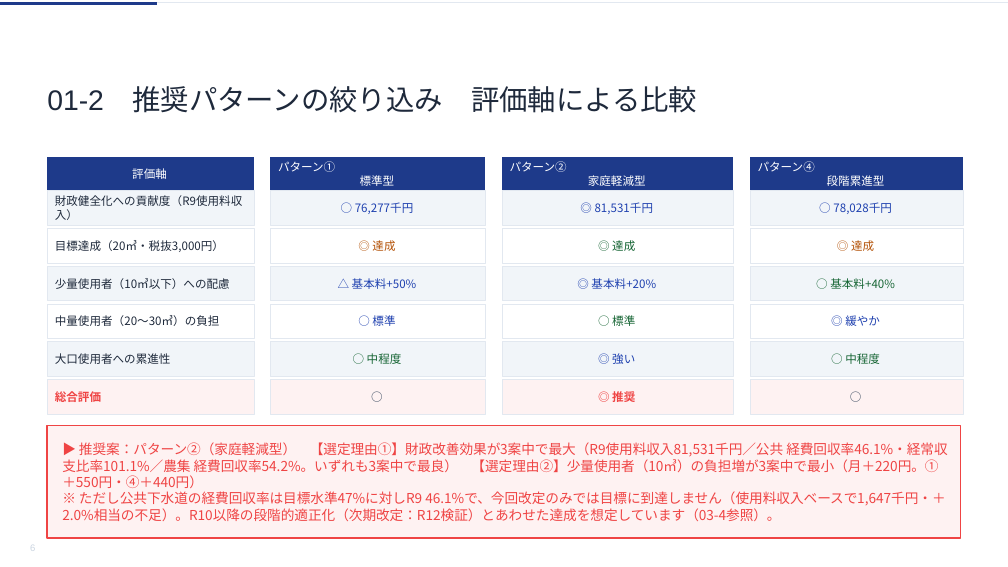
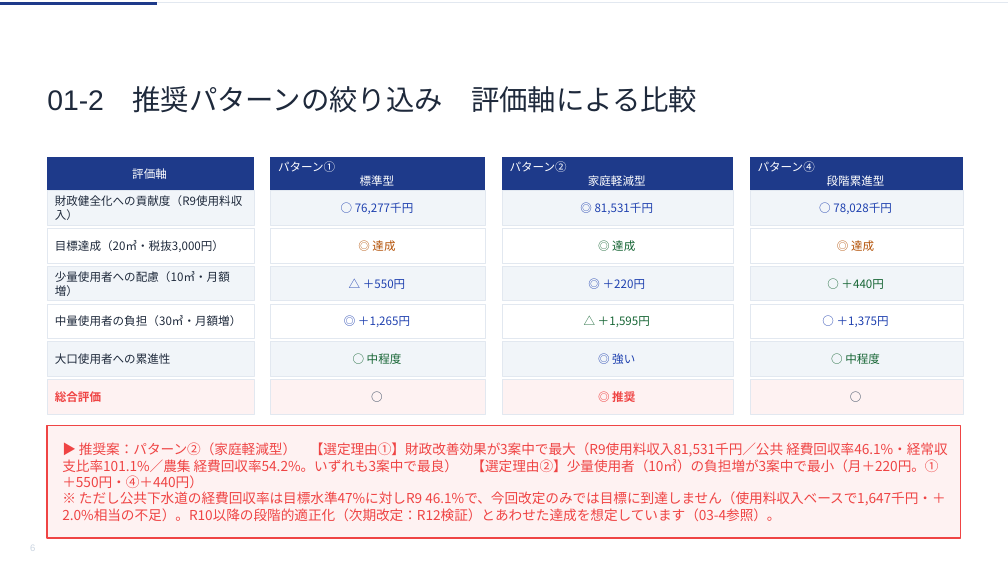
Before and after one commit to ryowakayama-gif/repository, a slide deck: slide 6 of rokko_sewage_council/output/六戸町_第2回審議会資料.pptx. Drawn at 1008x567 pixels with LibreOffice and Linux fonts; fonts in the diff are those of the drawing. Boxes give left, top, right and bottom in pixels: in the first picture for what was removed or moved away, otherwise in the second. Text is boxed around its words. In the diff, an @@ line names an element or a change of style, - is before the commit and + after.

```diff
--- a/rokko_sewage_council/output/六戸町_第2回審議会資料.pptx
+++ b/rokko_sewage_council/output/六戸町_第2回審議会資料.pptx
@@ text in freeform shape at (55,271,230,296): text changed @@
-少量使用者（10㎥以下）への配慮
+少量使用者への配慮（10㎥・月額増）
@@ text in freeform shape at (363,279,405,289): text changed @@
-△ 基本料+50%
+△ ＋550円
@@ text in freeform shape at (603,279,645,289): text changed @@
-◎ 基本料+20%
+◎ ＋220円
@@ text in freeform shape at (841,279,883,289): text changed @@
-○ 基本料+40%
+○ ＋440円
@@ text in freeform shape at (55,315,242,326): text changed @@
-中量使用者（20〜30㎥）の負担
+中量使用者の負担（30㎥・月額増）
@@ text in freeform shape at (358,316,410,327): text changed @@
-○ 標準
+◎ ＋1,265円
@@ text in freeform shape at (598,316,650,327): text changed @@
-○ 標準
+△ ＋1,595円
@@ text in freeform shape at (837,316,889,327): text changed @@
-◎ 緩やか
+○ ＋1,375円
```
Also in this commit, not shown: 4 other files.
